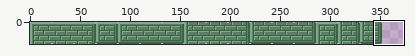
Two versions of one sprite sheet, examples/ldtk-import/assets/tiles.png. The first picture is a wide view before the edit; the outline marks the close-up.
Close-up. The starting point:
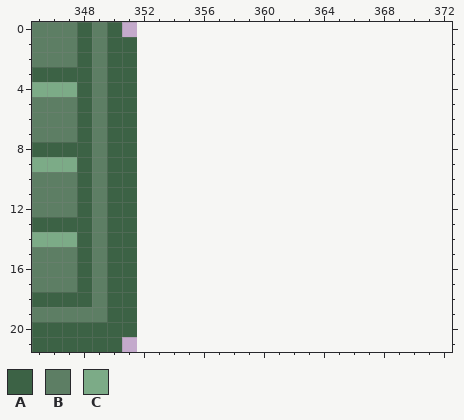
The file is 352x22 pixels. Shown: x 345..372, y 0..21. The old version is drawn lined up with the new one, on the new canvas. The wide view leaves out empty margins.
Palette (. is transparent): A #3c6245  B #5d7e64  C #7cab87
Pixels before, first column x 345:
 0 BBBABA.
 1 BBBABAA
 2 BBBABAA
 3 AAAABAA
 4 CCCABAA
 5 BBBABAA
 6 BBBABAA
 7 BBBABAA
 8 AAAABAA
 9 CCCABAA
10 BBBABAA
11 BBBABAA
12 BBBABAA
13 AAAABAA
14 CCCABAA
15 BBBABAA
16 BBBABAA
17 BBBABAA
18 AAAABAA
19 BBBBBAA
20 AAAAAAA
21 AAAAAA.
Once edited:
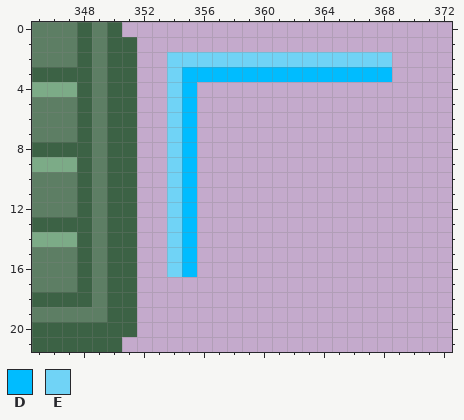
Colours new in this view: D #00bcff  E #70d3f6
Diff:
canvas 352x22 -> 374x22
y 2: x 354..368 ............... -> EEEEEEEEEEEEEEE
y 3: x 354..368 ............... -> EDDDDDDDDDDDDDD
y 4..16: x 354..355 .. -> ED
Boxes around the changes in both close-ups, in picture pixels (x1, y1, x2, y2):
added: (167, 52, 392, 277)
